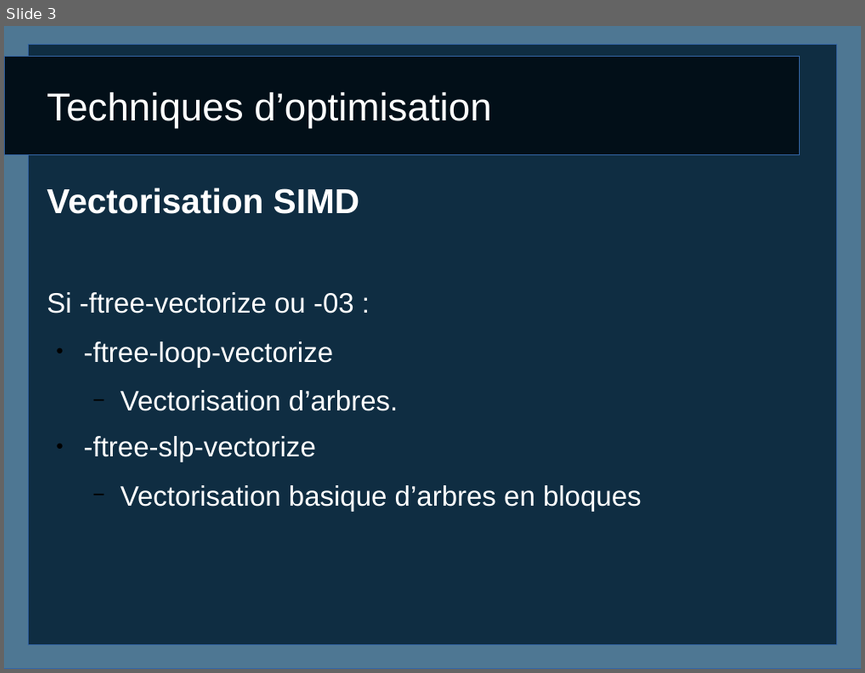
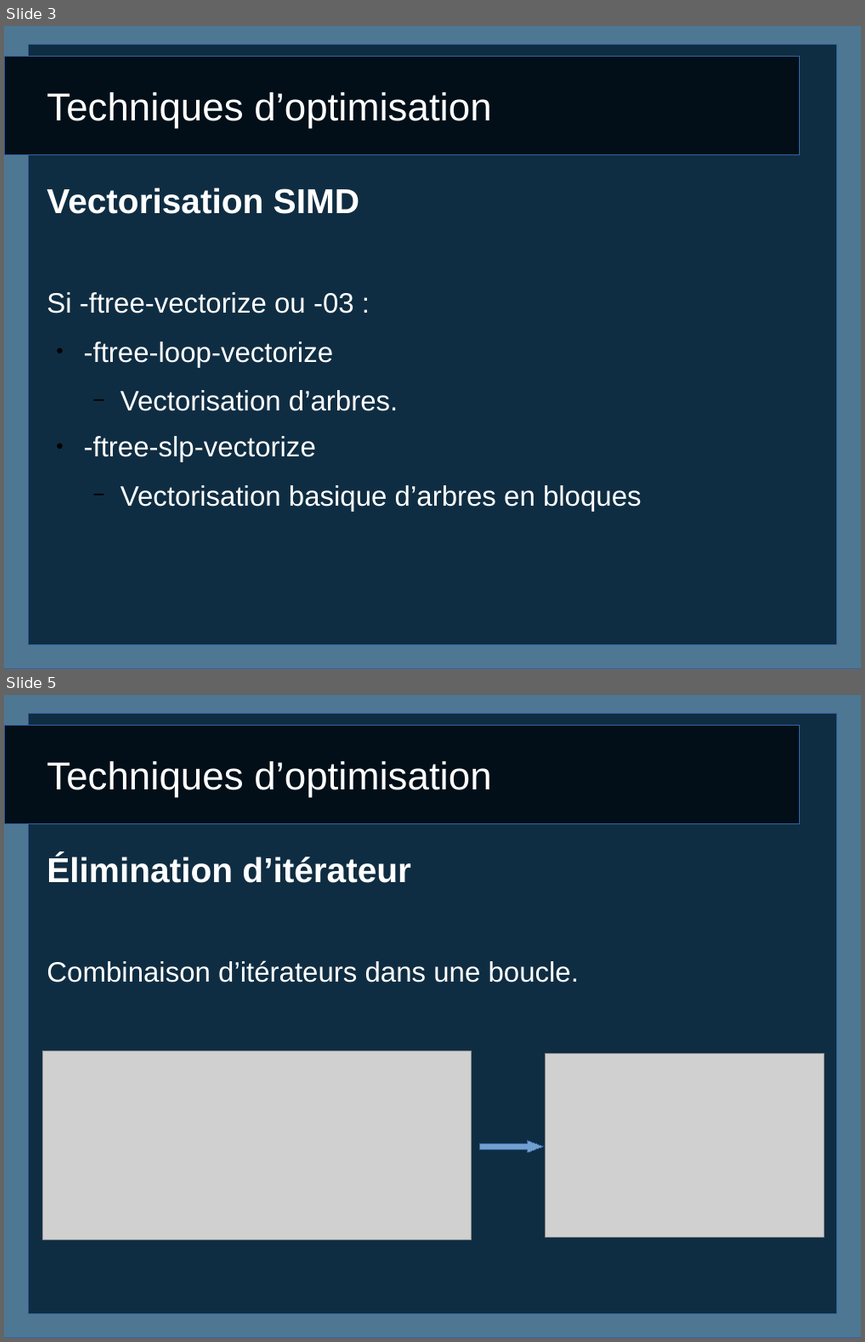
Before and after one commit to caswitch/recherche-et-doc-s4, a slide deck: Diapo2.odp. Shown one above the other, each under a label of ours: slide 3 before the commit, slides 3 and 5 after it; the slides between them are not shown. The pictures are 865x673 and 865x1342 pixels, drawn with LibreOffice and Linux fonts; fonts in the diff are those of the drawing; grey boxes stand for pictures. Boxes give left, top, right and bottom in pixels: in the first picture for what was removed or moved away, otherwise in the second. Text is boxed around its words. In the diff, an @@ line names an element or a change of style, - is before the commit and + after.

Commit message:
Edition techniques et Diapo2

```diff
--- a/Diapo2.odp
+++ b/Diapo2.odp
@@ slide 5 added at [4,695,861,1338], background #FFFFFF; not listed: 3 template elements that a slide beside it also shows @@
@@ title added at [46,761,491,798], 36 pt, text #FFFFFF @@
+Techniques d’optimisation
@@ text added at [46,855,579,982], 26 pt, text #FFFFFF @@
+Élimination d’itérateur
+Combinaison d’itérateurs dans une boucle.
@@ picture added at [43,1051,472,1240] @@
@@ picture added at [545,1054,824,1237] @@
@@ right arrow added at [480,1140,544,1153], fill #729FCF, outline #3465A4 0 pt @@
```
Also in this commit, not shown: 1 slide changed, 1 other slide added, 1 other file.
